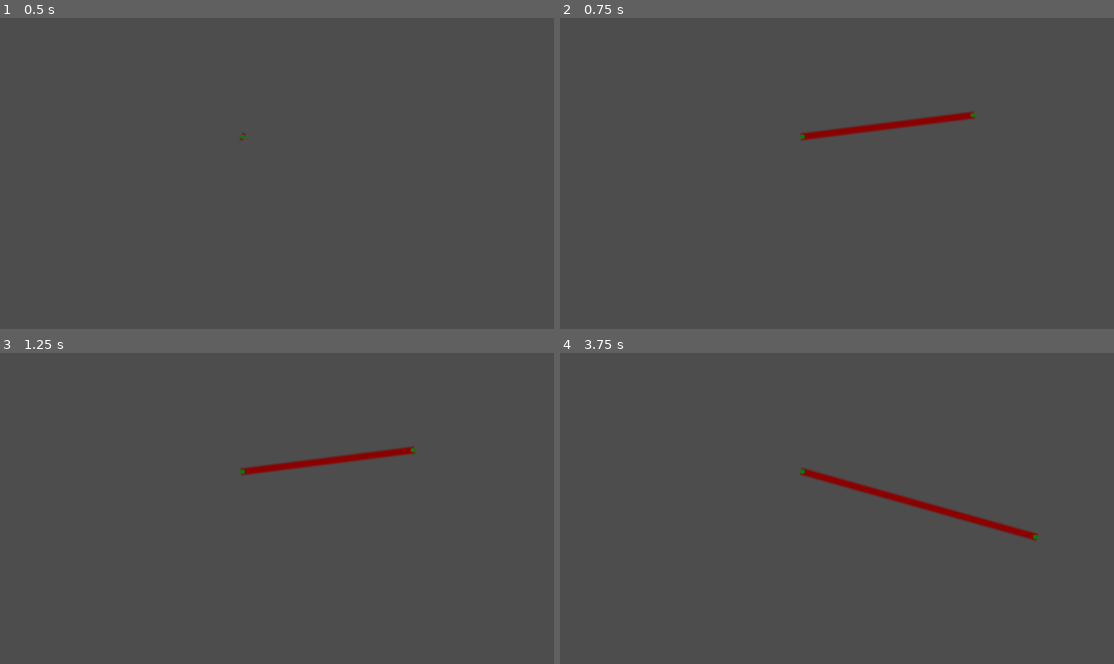
Above: before the commit, frames 1-4 (two rows, left to right).
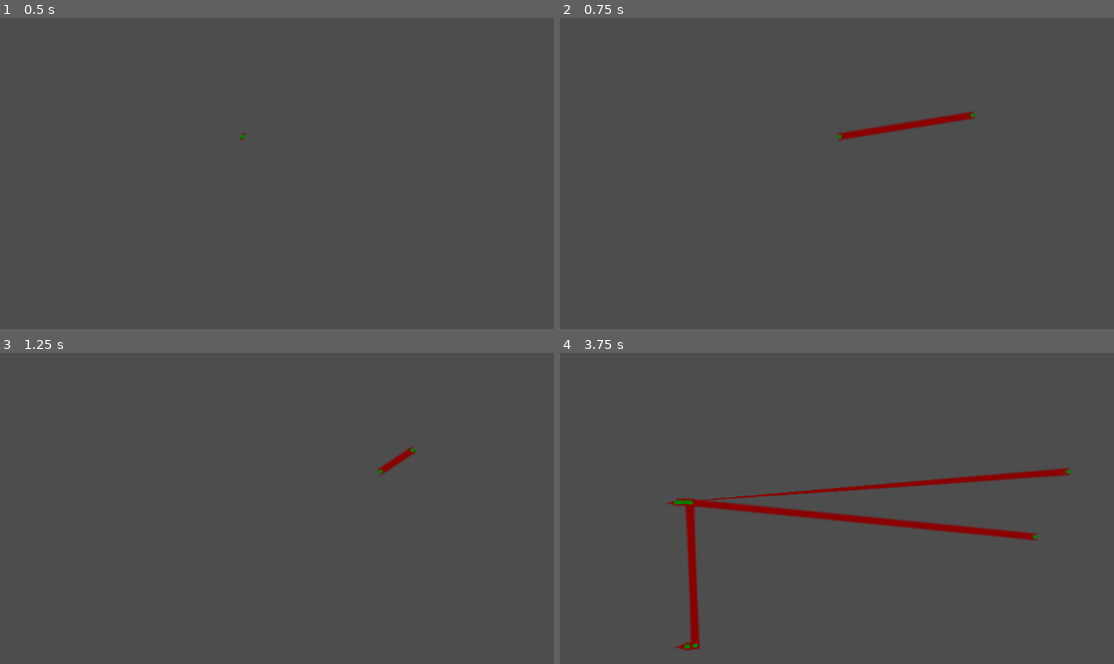
Above: after the commit, the same moments.

Repository: oli-the-broccoli/taught-rope
Game: Godot game, scene res://test_scene.tscn
The game is run twice, just before and just after one commit, with the same random seed, the same clock (stepped at 60 frames per second) and the same inputs.
Inputs (mouse positions are in pixels of both pictures, inside the frame that each line leads up to):
- Up to frame 1 (0.5 s): no input
- Up to frame 2 (0.75 s): tap Enter at 0.5 s; move the mouse to (975, 114) at 0.52 s; hold Right from 0.53 s (still down)
- Up to frame 3 (1.25 s): keep holding Right
- Up to frame 4 (3.75 s): move the mouse to (648, 492) at 1.27 s; release Right at 1.28 s; hold Down 1.28-2.03 s; move the mouse to (881, 374) at 2.02 s; hold Right 2.03-2.78 s; move the mouse to (764, 558) at 2.77 s; hold Up 2.78-3.53 s; move the mouse to (1036, 536) at 3.52 s; hold Left from 3.53 s (still down)

Frame 1 is identical in both runs. In frame 2, 0.6% of the frame differs, in the area x 43-71%, y 31-40%; in frame 3, 0.9%; in frame 4, 4.1%, in the area x 19-93%, y 36-96%.

Commit message:
move rope start with arrow keys

Diff:
--- a/test_scene.gd
+++ b/test_scene.gd
@@ -14,5 +14,5 @@
 	if Input.is_key_pressed(KEY_RIGHT):
 		direction.x += 1
 
-	rope.rope_end += direction.normalized() * rope_speed * delta
+	rope.rope_start += direction.normalized() * rope_speed * delta
 	rope.rope_end = $Camera2D.get_global_mouse_position()
